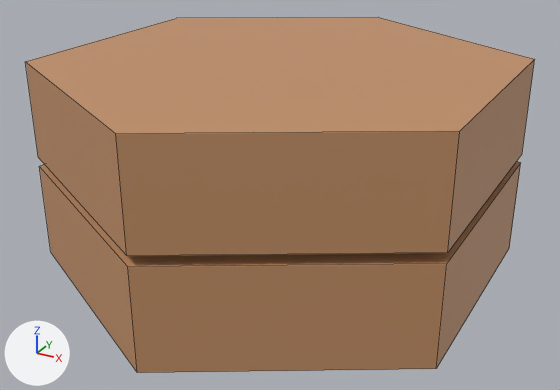
One commit to the Blender file models/tiles/ground_tile.blend: the scene before it, then after it.
One viewpoint serves both versions: a 50 mm camera at (0.722, -1.32, 0.79) aimed at (0.011, -0.027, 0.143). The lights are fixed; the arrows at lower left show +X, +Y and +Z. The picture after the commit comes second. Mesh edges are drawn as thin lines.

The scene before the commit, as lines of its bpy script (objects in view):
```python
me_cylinder = bpy.data.meshes.new('Cylinder')
me_cylinder.from_pydata(...)  # a 6-sided cylinder along z spanning x -0.433..0.433, y -0.5..0.5, z 0.0..0.2; a 6-sided cylinder along z spanning x -0.433..0.433, y -0.5..0.5, z 0.22..0.42
me_cylinder.materials.append(mat_basepalette)  # picture img_base_palette_png_002
ob_basetile = bpy.data.objects.new('BaseTile', me_cylinder)
ob_basetile.location = (0.0, 0.0, 0.0)
```
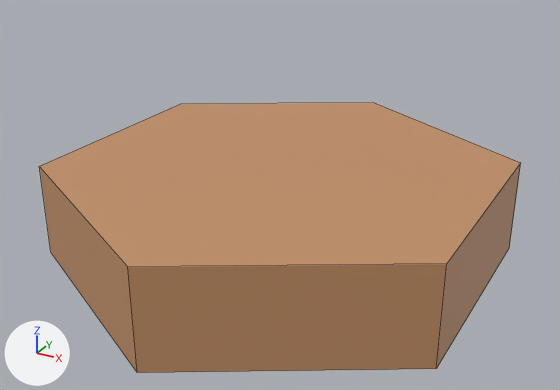
Location of each change, [x1, y1, x2, y2] in pixels of the pictures (560 x 390 px):
'BaseTile', reshaped (24% shorter)
    before: [25, 17, 535, 373]
    after: [39, 103, 521, 373]
part 1 of me_cylinder, deleted (brown)
    before: [25, 17, 535, 256]

Patch to the scene script:
```diff
--- a/models/tiles/ground_tile.blend.py
+++ b/models/tiles/ground_tile.blend.py
@@ me_cylinder @@
 # used by ob_basetile; location = (0.0, 0.0, 0.0)
-me_cylinder.from_pydata(...)  # 24 vertices, 16 faces; spans x -0.433..0.433, y -0.5..0.5, z 0.0..0.42
+me_cylinder.from_pydata(...)  # 12 vertices, 8 faces; spans x -0.433..0.433, y -0.5..0.5, z 0.0..0.2
+# me_cylinder part 1: the loose piece of 12 vertices spanning x -0.433..0.433, y -0.5..0.5, z 0.22..0.42 is deleted
 me_cylinder.materials.append(mat_basepalette)
```
